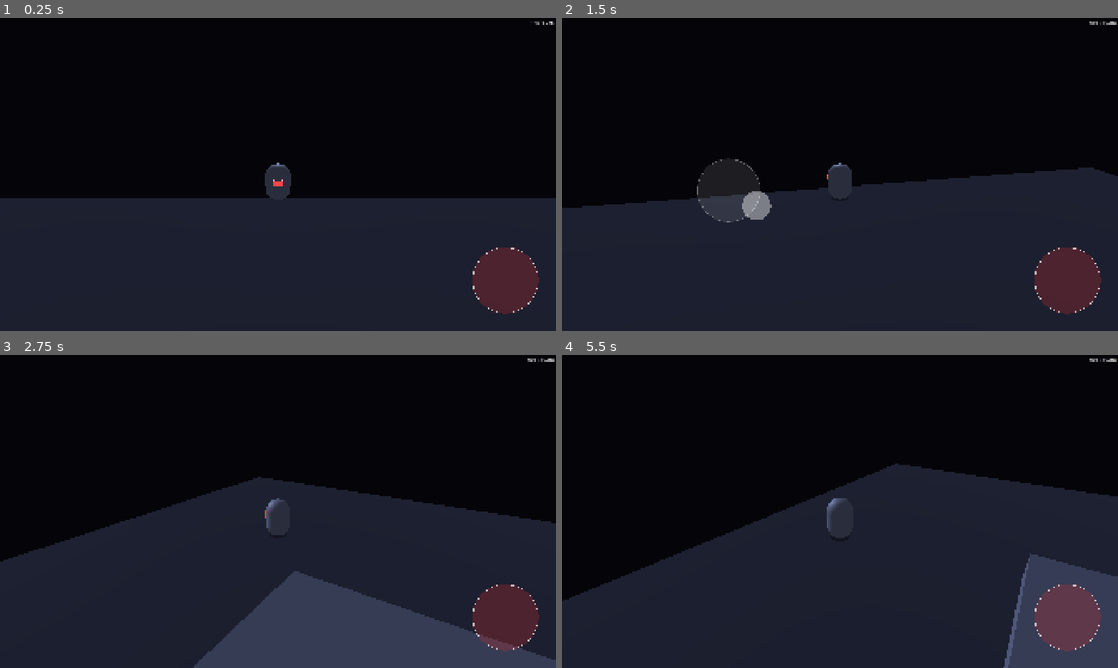
Above: before the commit, frames 1-4 (two rows, left to right).
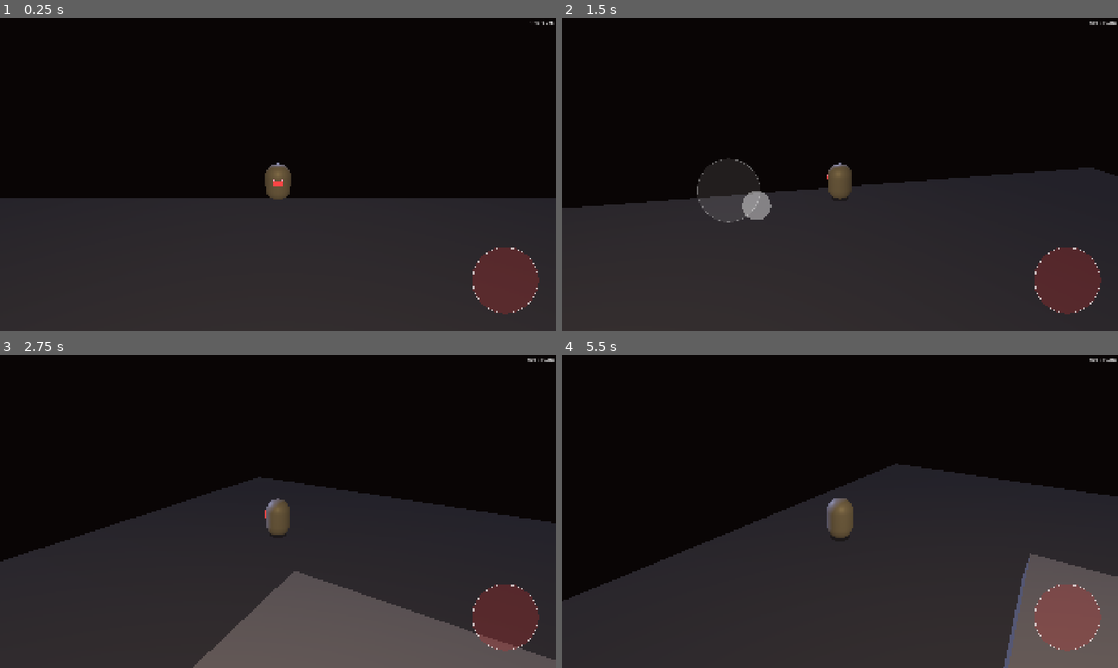
Above: after the commit, the same moments.

Repository: Adam-Vozzo/mobile-game-6
Game: Godot game, scene res://scenes/levels/threshold.tscn
Same seed, same stepped clock (60 frames per second), same inputs: the game is played once before the commit and once after it.
Inputs (mouse positions are in pixels of both pictures, inside the frame that each line leads up to):
- Up to frame 1 (0.25 s): no input
- Up to frame 2 (1.5 s): tap Enter at 0.5 s; move the mouse to (962, 158) at 0.52 s; hold Right (move_right) 0.53-1.25 s; tap E (air_dash) at 0.6 s; click (962, 158) at 0.67 s; tap Space (jump) at 0.77, 1.07 s; drag from (728, 190) to (812, 237) at 1.27 s
- Up to frame 3 (2.75 s): move the mouse to (333, 442) at 2.02 s; hold Right (move_right) from 2.03 s (still down); tap E (air_dash) at 2.1 s
- Up to frame 4 (5.5 s): release Right (move_right) at 2.75 s; drag from (812, 574) to (673, 464) at 2.77 s; move the mouse to (1006, 558) at 3.52 s; hold Left (move_left) 3.53-4.25 s; tap E (air_dash) at 3.6, 5.1 s; tap Space (jump) at 3.77, 4.07 s; drag from (673, 464) to (756, 433) at 4.27 s; move the mouse to (867, 511) at 5.02 s; hold Down (move_down) from 5.03 s (still down); click (867, 511) at 5.17 s

The runs differ from the first frame. In frame 1, 0.4% of the frame differs, in the area x 47-53%, y 46-58%; in frame 2, 0.6%; in frame 3, 11%, in the area x 34-100%, y 46-100%; in frame 4, 6.5%.

Commit message:
feat: Threshold zone atmosphere — WorldEnvironment swap + Zone 1 lights (iter 69)
Three zone-specific Environment sub_resources (Env_Z1 warm/Env_Z2 cold/Env_Z3 amber)
added to threshold.tscn. Area3D zone triggers (Zone1/2/3Trigger, collision_mask=2)
fire body_entered in threshold.gd, swapping $WorldEnv.environment per zone.

Zone 1 gains 3 sodium-yellow OmniLights (Z1Light1/2/3) — previously had none.
Dev menu "Zone Atmosphere" toggle (DevMenu.atmosphere_param_changed signal) for
on-device A/B comparison of flat vs zone-differentiated atmosphere.

8 unit tests (846 → 854): ambient colour hierarchy per zone, fog density ordering,
trigger coverage of spawn/Zone2-floor/G1-gantry/Terminal.

https://claude.ai/code/session_01Tc5DTNa414HJRsQ3QMwCgo

Diff:
--- a/scenes/levels/threshold.tscn
+++ b/scenes/levels/threshold.tscn
@@ -30,6 +30,57 @@
 fog_aerial_perspective = 0.5
 fog_sky_affect = 0.0
 
+[sub_resource type="Environment" id="Env_Z1"]
+background_mode = 1
+background_color = Color(0.05, 0.04, 0.04, 1)
+ambient_light_source = 2
+ambient_light_color = Color(0.35, 0.30, 0.22, 1)
+ambient_light_energy = 0.65
+tonemap_mode = 2
+fog_enabled = true
+fog_light_color = Color(0.18, 0.16, 0.13, 1)
+fog_light_energy = 1.0
+fog_density = 0.012
+fog_aerial_perspective = 0.5
+fog_sky_affect = 0.0
+
+[sub_resource type="Environment" id="Env_Z2"]
+background_mode = 1
+background_color = Color(0.03, 0.04, 0.06, 1)
+ambient_light_source = 2
+ambient_light_color = Color(0.22, 0.26, 0.38, 1)
+ambient_light_energy = 0.5
+tonemap_mode = 2
+fog_enabled = true
+fog_light_color = Color(0.10, 0.12, 0.18, 1)
+fog_light_energy = 1.0
+fog_density = 0.015
+fog_aerial_perspective = 0.5
+fog_sky_affect = 0.0
+
+[sub_resource type="Environment" id="Env_Z3"]
+background_mode = 1
+background_color = Color(0.04, 0.03, 0.02, 1)
+ambient_light_source = 2
+ambient_light_color = Color(0.30, 0.22, 0.14, 1)
+ambient_light_energy = 0.55
+tonemap_mode = 2
+fog_enabled = true
+fog_light_color = Color(0.16, 0.13, 0.09, 1)
+fog_light_energy = 1.0
+fog_density = 0.008
+fog_aerial_perspective = 0.5
+fog_sky_affect = 0.0
+
+[sub_resource type="BoxShape3D" id="Shape_Zone1Trig"]
+size = Vector3(40, 80, 44)
+
+[sub_resource type="BoxShape3D" id="Shape_Zone2Trig"]
+size = Vector3(30, 80, 38)
+
+[sub_resource type="BoxShape3D" id="Shape_Zone3Trig"]
+size = Vector3(36, 100, 86)
+
 [sub_resource type="BoxMesh" id="Mesh_Z1Floor"]
 material = ExtResource("12_matCd")
 size = Vector3(24, 1, 36)
@@ -267,6 +318,9 @@
 
 [node name="Threshold" type="Node3D"]
 script = ExtResource("1_thresh")
+zone1_env = SubResource("Env_Z1")
+zone2_env = SubResource("Env_Z2")
+zone3_env = SubResource("Env_Z3")
 
 [node name="WorldEnv" type="WorldEnvironment" parent="."]
 environment = SubResource("Env_Threshold")
@@ -282,6 +336,57 @@
 light_color = Color(0.55, 0.6, 0.78, 1)
 light_energy = 0.45
 shadow_enabled = false
+
+[node name="Zone1Trigger" type="Area3D" parent="."]
+transform = Transform3D(1, 0, 0, 0, 1, 0, 0, 0, 1, 0, 0, 18)
+collision_layer = 0
+collision_mask = 2
+monitoring = true
+monitorable = false
+
+[node name="Shape" type="CollisionShape3D" parent="Zone1Trigger"]
+shape = SubResource("Shape_Zone1Trig")
+
+[node name="Zone2Trigger" type="Area3D" parent="."]
+transform = Transform3D(1, 0, 0, 0, 1, 0, 0, 0, 1, 0, -5, 56)
+collision_layer = 0
+collision_mask = 2
+monitoring = true
+monitorable = false
+
+[node name="Shape" type="CollisionShape3D" parent="Zone2Trigger"]
+shape = SubResource("Shape_Zone2Trig")
+
+[node name="Zone3Trigger" type="Area3D" parent="."]
+transform = Transform3D(1, 0, 0, 0, 1, 0, 0, 0, 1, 0, -20, 112)
+collision_layer = 0
+collision_mask = 2
+monitoring = true
+monitorable = false
+
+[node name="Shape" type="CollisionShape3D" parent="Zone3Trigger"]
+shape = SubResource("Shape_Zone3Trig")
+
+[node name="Z1Light1" type="OmniLight3D" parent="."]
+transform = Transform3D(1, 0, 0, 0, 1, 0, 0, 0, 1, 0, 5, 8)
+light_color = Color(1.0, 0.85, 0.55, 1)
+light_energy = 1.5
+shadow_enabled = false
+omni_range = 14.0
+
+[node name="Z1Light2" type="OmniLight3D" parent="."]
+transform = Transform3D(1, 0, 0, 0, 1, 0, 0, 0, 1, -5, 5, 20)
+light_color = Color(1.0, 0.85, 0.55, 1)
+light_energy = 1.2
+shadow_enabled = false
+omni_range = 12.0
+
+[node name="Z1Light3" type="OmniLight3D" parent="."]
+transform = Transform3D(1, 0, 0, 0, 1, 0, 0, 0, 1, 5, 6.5, 28)
+light_color = Color(1.0, 0.85, 0.55, 1)
+light_energy = 1.0
+shadow_enabled = false
+omni_range = 10.0
 
 [node name="PlayerSpawn" type="Marker3D" parent="."]
 transform = Transform3D(1, 0, 0, 0, 1, 0, 0, 0, 1, 0, 1, 0)
--- a/scripts/autoload/dev_menu.gd
+++ b/scripts/autoload/dev_menu.gd
@@ -34,6 +34,8 @@
 signal squash_stretch_param_changed(param: StringName, value: float)
 @warning_ignore("unused_signal")
 signal press_param_changed(param: StringName, value: float)
+@warning_ignore("unused_signal")
+signal atmosphere_param_changed(param: StringName, value: Variant)
 
 var is_open: bool = false
 var juice_state: Dictionary[StringName, bool] = {
--- a/scripts/levels/threshold.gd
+++ b/scripts/levels/threshold.gd
@@ -14,9 +14,22 @@
 ## target; tune after first on-device playtest.
 @export var par_time_seconds: float = 35.0
 
+## Zone-distinct Environment resources (warm / cold / amber). Each is swapped
+## onto the single WorldEnv node when the player enters the matching zone trigger.
+## Assigned from sub_resources in threshold.tscn so the editor can preview each.
+@export var zone1_env: Environment
+@export var zone2_env: Environment
+@export var zone3_env: Environment
+
+## When false the WorldEnvironment stays on zone1_env regardless of triggers.
+## Toggled from dev menu "Zone atmosphere" button for A/B comparison.
+var zone_atmosphere_enabled: bool = true
+
 @onready var _spawn: Marker3D = get_node_or_null(spawn_marker_path) as Marker3D
+@onready var _world_env: WorldEnvironment = get_node_or_null(^"WorldEnv") as WorldEnvironment
 
 var _results_panel: ResultsPanel = null
+var _active_zone: int = 1
 
 
 func _ready() -> void:
@@ -31,6 +44,10 @@
 		Game.start_run()
 	_results_panel = ResultsPanel.new()
 	add_child(_results_panel)
+	_connect_zone_triggers()
+	_apply_zone_env(1)
+	if has_node("/root/DevMenu"):
+		DevMenu.atmosphere_param_changed.connect(_on_atmosphere_param_changed)
 
 
 func _on_level_completed() -> void:
@@ -47,3 +64,34 @@
 	if _spawn != null:
 		return _spawn.global_transform
 	return Transform3D.IDENTITY
+
+
+func _connect_zone_triggers() -> void:
+	for id: int in [1, 2, 3]:
+		var trig := get_node_or_null("Zone%dTrigger" % id) as Area3D
+		if trig != null:
+			trig.body_entered.connect(_on_zone_body_entered.bind(id))
+
+
+func _on_zone_body_entered(body: Node3D, zone_id: int) -> void:
+	if not body is Player:
+		return
+	_active_zone = zone_id
+	_apply_zone_env(zone_id)
+
+
+func _apply_zone_env(zone_id: int) -> void:
+	if _world_env == null:
+		return
+	var envs: Array[Environment] = [null, zone1_env, zone2_env, zone3_env]
+	var target: Environment = envs[zone_id] if zone_id < envs.size() else null
+	if zone_atmosphere_enabled and target != null:
+		_world_env.environment = target
+	elif not zone_atmosphere_enabled and zone1_env != null:
+		_world_env.environment = zone1_env
+
+
+func _on_atmosphere_param_changed(param: StringName, value: Variant) -> void:
+	if param == &"zone_atmo_enabled":
+		zone_atmosphere_enabled = bool(value)
+		_apply_zone_env(_active_zone)
--- a/tests/test_controller_kinematics.gd
+++ b/tests/test_controller_kinematics.gd
@@ -109,6 +109,7 @@
 	_test_data_shard_light_params()
 	_test_dash_buffer_camera_logic()
 	_test_speed_ramp_logic()
+	_test_zone_atmosphere_logic()
 	_report()
 
 
@@ -4097,3 +4098,49 @@
 		SNAPPY_TRES.speed_ramp_rate == 0.0)
 	_ok("Floaty profile: speed_ramp_rate = 0 (ramp disabled)",
 		FLOATY_TRES.speed_ramp_rate == 0.0)
+
+
+func _test_zone_atmosphere_logic() -> void:
+	## Pure-math mirror of the zone atmosphere constants defined in threshold.tscn
+	## sub_resources (Env_Z1, Env_Z2, Env_Z3) and the zone trigger dimensions.
+	## Values are sourced from docs/research/zone_atmosphere.md and guard against
+	## accidental resets of the zone identity system.
+	print("\n-- Zone atmosphere constants (Threshold zone identity) --")
+
+	# ── Ambient colour temperature ordering ────────────────────────────────────
+	# Zone 1 (Habitation): sodium-yellow warmth — R > G > B.
+	var z1 := Color(0.35, 0.30, 0.22)
+	_ok("Z1 ambient: R > G (sodium-yellow warmth)", z1.r > z1.g)
+	_ok("Z1 ambient: G > B (no blue in warm habitation zone)", z1.g > z1.b)
+
+	# Zone 2 (Maintenance): cold blue-white — B dominates R.
+	var z2 := Color(0.22, 0.26, 0.38)
+	_ok("Z2 ambient: B > R (cold blue-white dominance)", z2.b > z2.r)
+
+	# Zone 3 (Industrial): amber — R > G > B.
+	var z3 := Color(0.30, 0.22, 0.14)
+	_ok("Z3 ambient: R > G > B (amber/orange dominance)", z3.r > z3.g and z3.g > z3.b)
+
+	# ── Fog density ordering: vast hall < warm plaza < cold corridor ───────────
+	# Larger spaces read as less dense; Zone 3's industrial hall has the least fog.
+	var fog_z1 := 0.012; var fog_z2 := 0.015; var fog_z3 := 0.008
+	_ok("Fog density order: Z3 (vast) < Z1 (warm) < Z2 (cold)",
+		fog_z3 < fog_z1 and fog_z1 < fog_z2)
+
+	# ── Zone trigger Z-axis coverage (from threshold.tscn node transforms + shapes) ─
+	# Zone1Trigger: center_z=18, half_z=22 (size_z=44) → covers z=-4 to z=40.
+	# Zone2Trigger: center_z=56, half_z=19 (size_z=38) → covers z=37 to z=75.
+	# Zone3Trigger: center_z=112, half_z=43 (size_z=86) → covers z=69 to z=155.
+	var z1_cz := 18.0;  var z1_hz := 22.0
+	var z2_cz := 56.0;  var z2_hz := 19.0
+	var z3_cz := 112.0; var z3_hz := 43.0
+
+	# Player spawn (z=0) must be inside Zone1Trigger.
+	_ok("Z1 trigger covers spawn z=0", absf(0.0 - z1_cz) <= z1_hz)
+
+	# Zone2 floor centre (z=52.5) must be inside Zone2Trigger.
+	_ok("Z2 trigger covers maintenance floor z=52.5", absf(52.5 - z2_cz) <= z2_hz)
+
+	# G1 gantry (z=81) and Terminal (z=135) must both be inside Zone3Trigger.
+	_ok("Z3 trigger covers G1 gantry (z=81) and Terminal (z=135)",
+		absf(81.0 - z3_cz) <= z3_hz and absf(135.0 - z3_cz) <= z3_hz)
--- a/tools/dev_menu/dev_menu_overlay.gd
+++ b/tools/dev_menu/dev_menu_overlay.gd
@@ -262,6 +262,7 @@
 	_make_button(vbox, "↺ Reload level", func() -> void:
 		get_tree().reload_current_scene())
 	_build_press_section(vbox)
+	_build_atmosphere_section(vbox)
 
 
 func _build_level_select(vbox: VBoxContainer) -> void:
@@ -338,6 +339,12 @@
 			sp["min"], sp["max"], sp["step"],
 			func(v: float) -> void: DevMenu.press_param_changed.emit(prop, v),
 			sp["default"])
+
+
+func _build_atmosphere_section(vbox: VBoxContainer) -> void:
+	vbox.add_child(_make_label("Zone Atmosphere", SECTION_FONT_SIZE, false))
+	_make_toggle(vbox, "Zone atmo", true,
+		func(v: bool) -> void: DevMenu.atmosphere_param_changed.emit(&"zone_atmo_enabled", v))
 
 
 func _build_touch_section(vbox: VBoxContainer) -> void:
Not shown: 1 places in scenes/levels/threshold.tscn that only renumber resources
Not shown, changed: README.md
Not shown, changed: docs/DECISIONS.md
Not shown, changed: docs/PLAN.md
